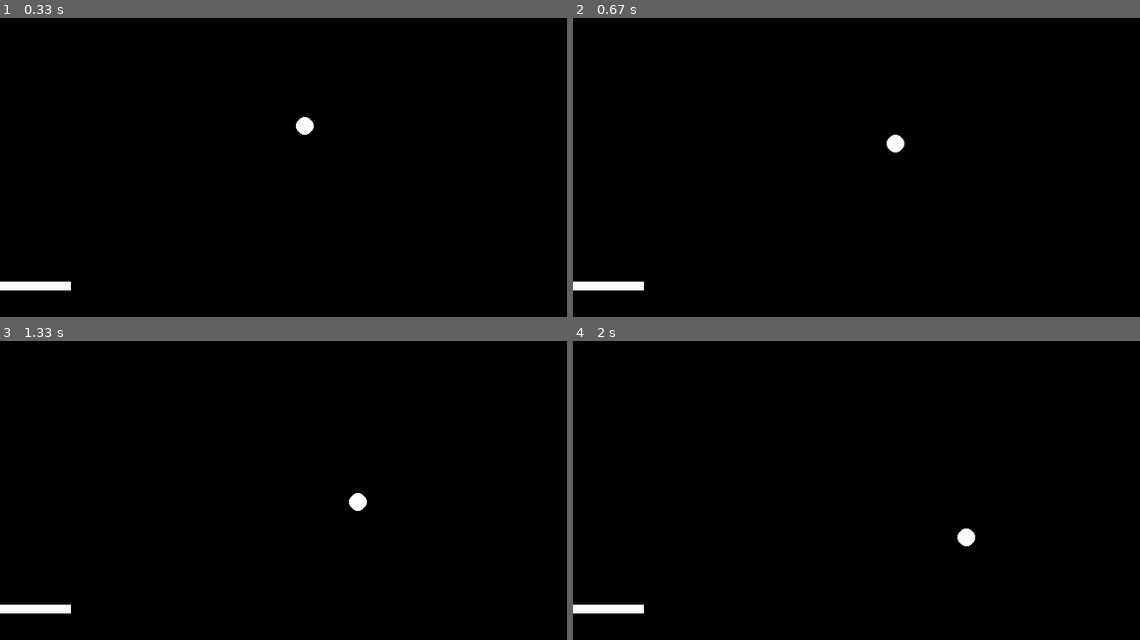
Above: before the commit, frames 1-4 (two rows, left to right).
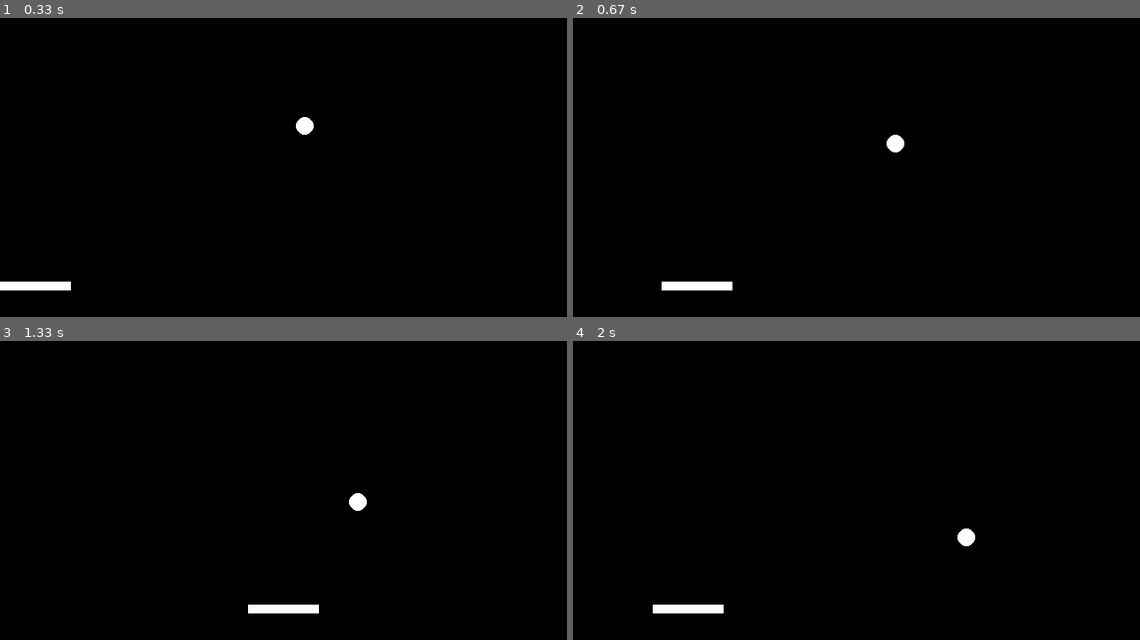
Above: after the commit, the same moments.

Repository: jinsoohyun/HomeWork
Game: pygame game, started from lab1/embedded_pyGame/Crash_Of_Block.py
The game is run twice, just before and just after one commit, with the same random seed, the same clock (stepped at 60 frames per second) and the same inputs.
Inputs:
- Up to frame 1 (0.33 s): no input
- Up to frame 2 (0.67 s): hold Right from 0.33 s (still down)
- Up to frame 3 (1.33 s): release Right at 0.8 s; hold Right 0.83-1.3 s
- Up to frame 4 (2 s): hold Left 1.33-1.87 s; hold Left from 1.9 s (still down)

Frame 1 is identical in both runs. In frame 2, 0.7% of the frame differs, in the area x 0-29%, y 88-92%; in frame 3, 0.7%; in frame 4, 0.7%.

Commit message:
control bar

Diff:
--- a/lab1/embedded_pyGame/Crash_Of_Block.py
+++ b/lab1/embedded_pyGame/Crash_Of_Block.py
@@ -3,6 +3,7 @@
 # draw ball & moving it
 # bounce ball
 # draw bar
+# control bar
 
 import pygame, sys
 from pygame.locals import *
@@ -25,6 +26,7 @@
 py = 440
 p_width = 80
 p_height = 10
+keys = [False, False]
 
 pygame.init()
 screen = pygame.display.set_mode((width, height))
@@ -36,12 +38,29 @@
 def drawball(x, y, r):
     pygame.draw.circle(screen, WHITE, (int(x), int(y)), r, 0)
 
+def updateObject():
+    global bx, by, dx, dy, px, py, p_width, p_height
+
+
 while True:
     screen.fill(BLACK)
     for event in pygame.event.get():
         if event.type == QUIT:
             pygame.quit()
             sys.exit()
+
+        if event.type == pygame.KEYDOWN:
+            if event.key == K_LEFT:
+                keys[0] = True
+            elif event.key == K_RIGHT:
+                keys[1] = True
+
+
+        if event.type == pygame.KEYUP:
+            if event.key == K_LEFT:
+                keys[0] = False
+            elif event.key == K_RIGHT:
+                keys[1] = False
 
     bx += dx
     by += dy
@@ -50,6 +69,18 @@
     if by > height or by < 0:
         dy = dy * (-1)
 
+    if keys[0] == True:
+        px -= 5
+
+    if keys[1] == True:
+        px += 5
+
+    if px < 0:
+        px = 0
+    if px + p_width > 640:
+        px = width - p_width
+
+
 
     drawball(bx, by, radius)
     drawbar(px, py)
